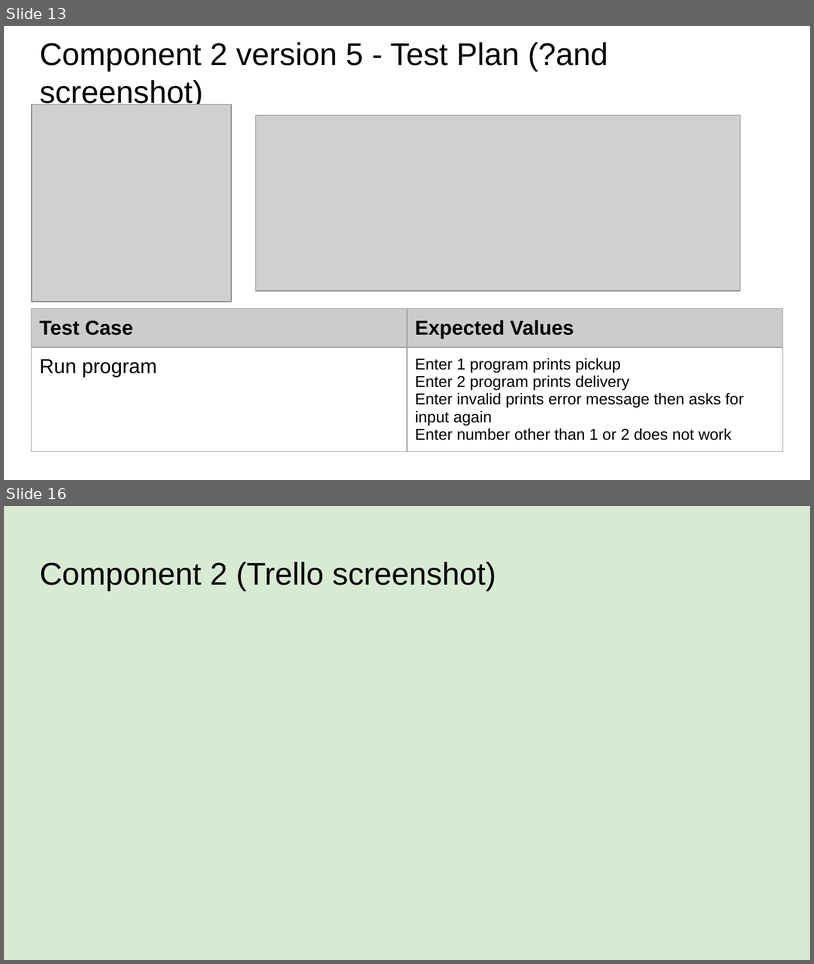
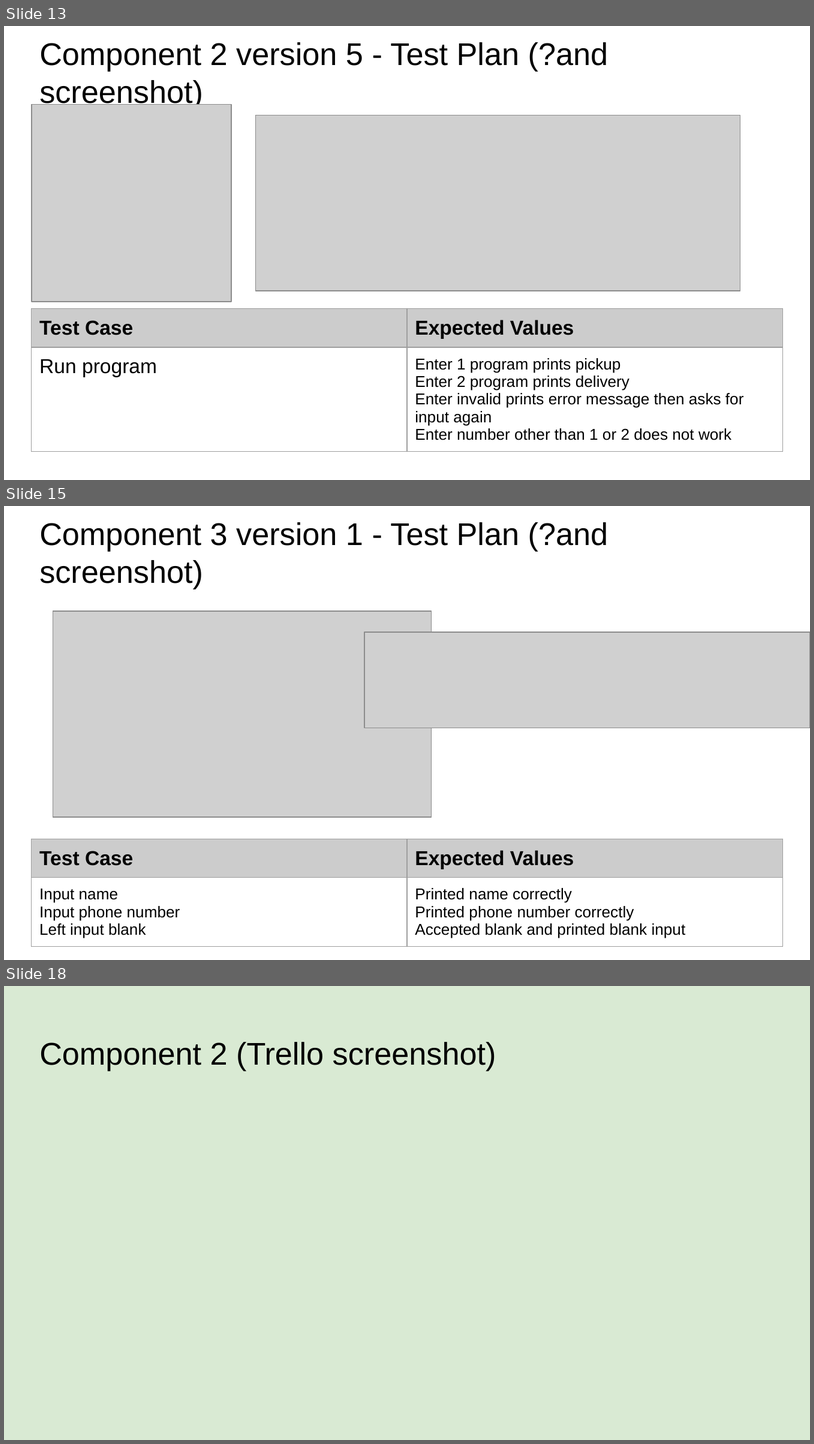
Before and after one commit to Luka-Timtam/Pizza-Bot, a slide deck: 022_91893+_+91897+Documentation.pptx. Shown one above the other, each under a label of ours: slides 13 and 16 before the commit, slides 13, 15 and 18 after it; the slides between them are not shown. The pictures are 814x964 and 814x1444 pixels, drawn with LibreOffice and Linux fonts; fonts in the diff are those of the drawing; grey boxes stand for pictures. Boxes give left, top, right and bottom in pixels: in the first picture for what was removed or moved away, otherwise in the second. Text is boxed around its words. In the diff, an @@ line names an element or a change of style, - is before the commit and + after.

Commit message:
Created version 1 of pickup function
Basic instructions and input for name and phone number

```diff
--- a/022_91893+_+91897+Documentation.pptx
+++ b/022_91893+_+91897+Documentation.pptx
@@ slide 15 added at bbox=[4, 506, 810, 960], background #FFFFFF @@
@@ title added at bbox=[39, 522, 609, 589], 28 pt, text #000000 @@
+Component 3 version 1 - Test Plan (?and screenshot)
@@ picture added at bbox=[53, 611, 432, 817] @@
@@ picture added at bbox=[365, 632, 810, 728] @@
@@ table added at bbox=[32, 838, 783, 951], 2 rows, 2 columns @@
+Test Case | Expected Values
+Input name / Input phone number / Left input blank | Printed name correctly / Printed phone number correctly / Accepted blank and printed blank input
@@ what was slide 16 is now slide 18 @@
```
Also in this commit, not shown: 2 slides changed, 1 other slide added, 1 other file.
